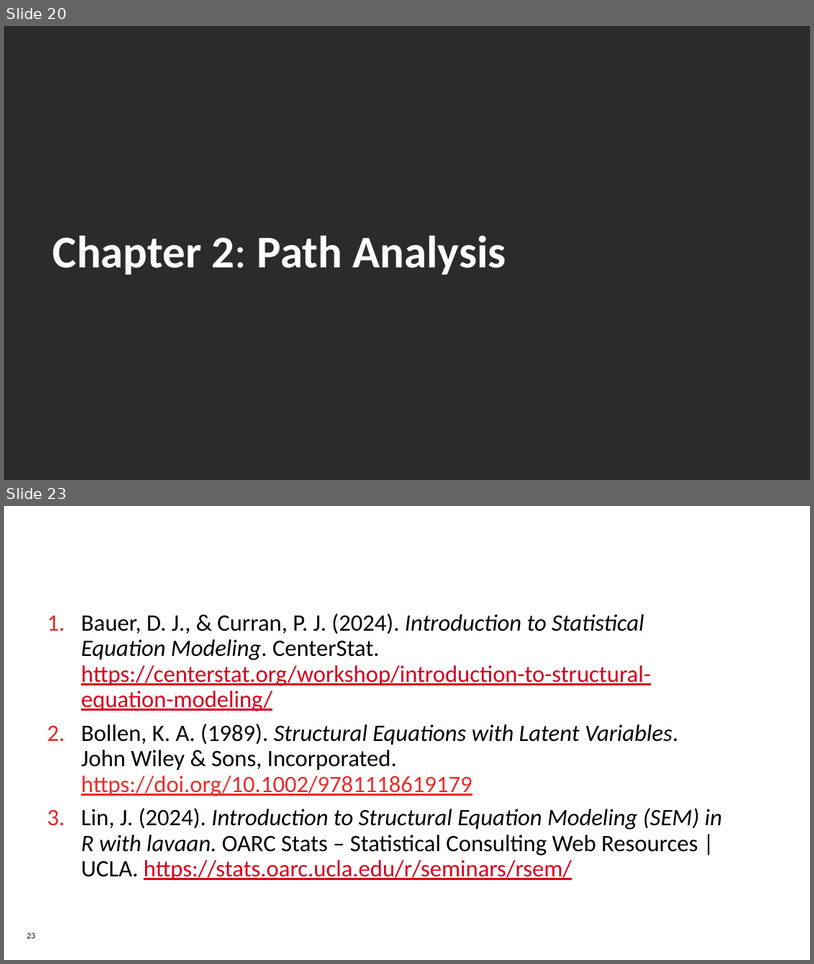
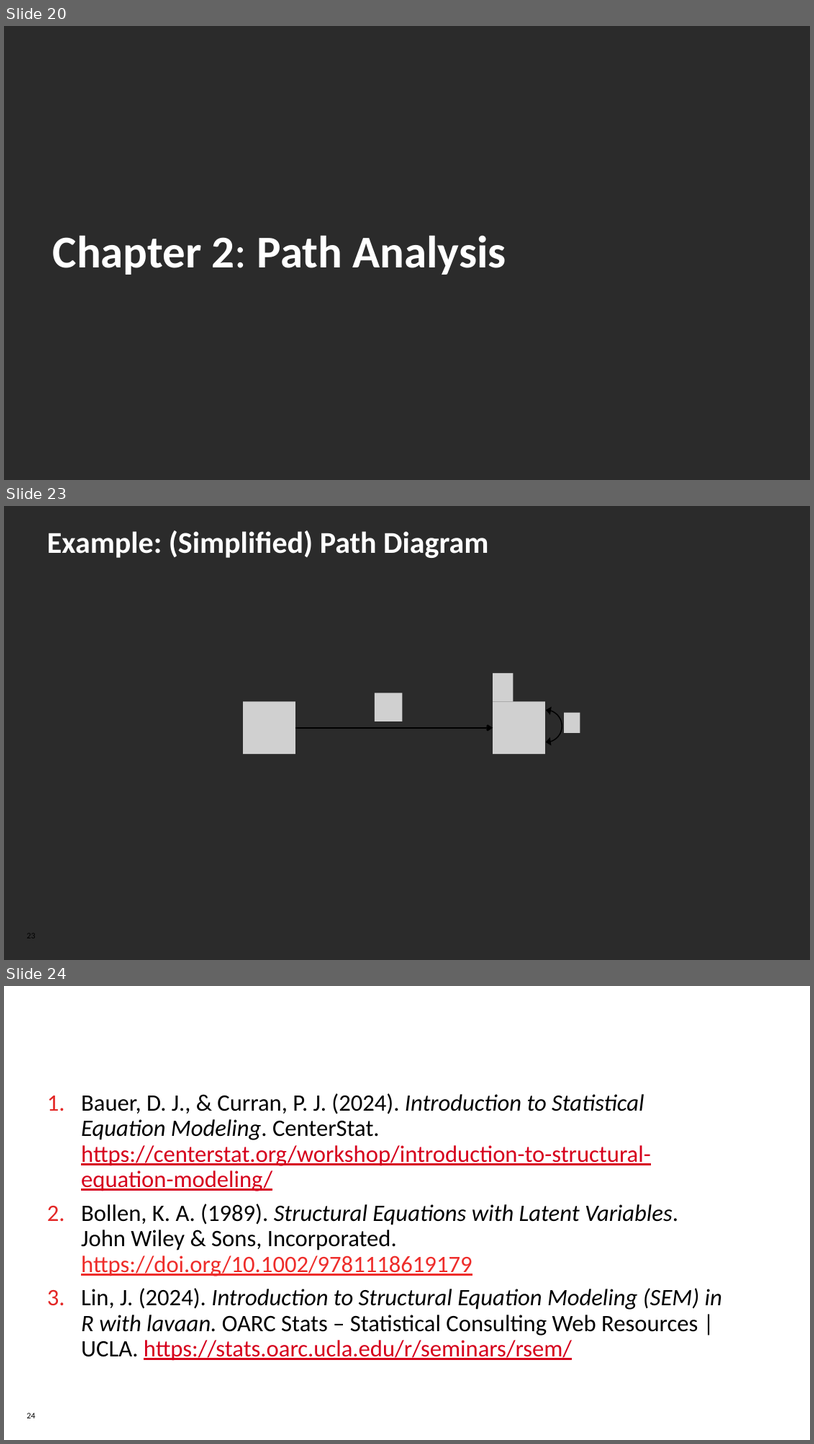
Before and after one commit to dserrington/UCalgary-MDSA-Internship, a slide deck: DRAFT - Research Capstone Project v1.pptx. Shown one above the other, each under a label of ours: slides 20 and 23 before the commit, slides 20, 23 and 24 after it; the slides between them are not shown. The pictures are 814x964 and 814x1444 pixels, drawn with LibreOffice and Linux fonts; fonts in the diff are those of the drawing; grey boxes stand for pictures; background and template pictures are left out; a plain dark background stands for a picture behind light text. Boxes give left, top, right and bottom in pixels: in the first picture for what was removed or moved away, otherwise in the second. Text is boxed around its words. In the diff, an @@ line names an element or a change of style, - is before the commit and + after.

```diff
--- a/DRAFT - Research Capstone Project v1.pptx
+++ b/DRAFT - Research Capstone Project v1.pptx
@@ slide 23 added at (4,506,810,960), background picture (left out) @@
@@ title added at (47,530,489,558), 36 pt, text #FFFFFF, bold @@
+Example: (Simplified) Path Diagram
@@ group added at (243,673,581,754): 5 pictures, 1 arrow, 1 arc (boxed as its full ellipse) @@
@@ page number added at (27,930,36,940), 10 pt, text #000000 @@
+23
@@ what was slide 23 is now slide 24 @@
@@ page number at (27,1412,36,1418): text changed @@
-23
+24
```
Also in this commit, not shown: 3 slides changed, 1 other file.
